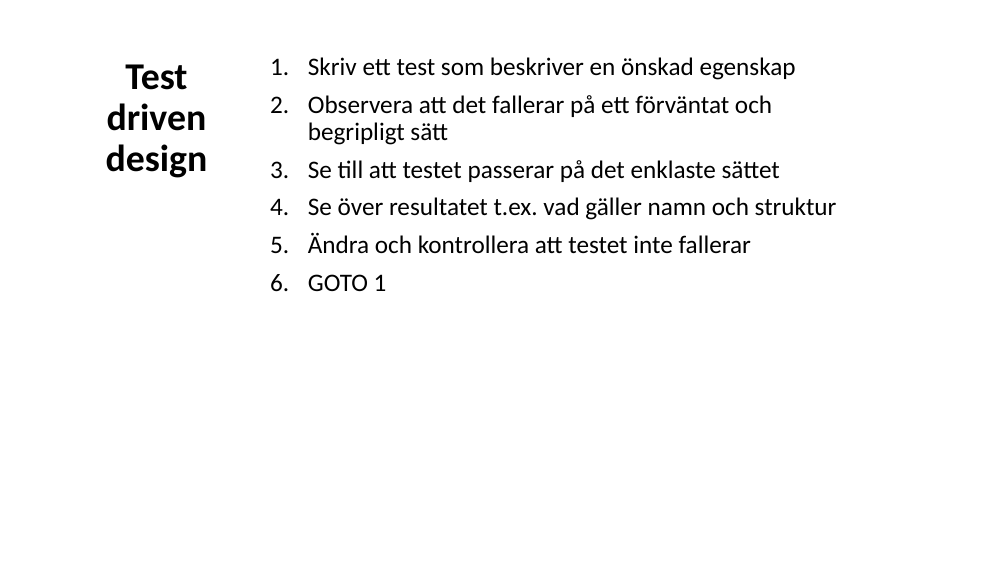
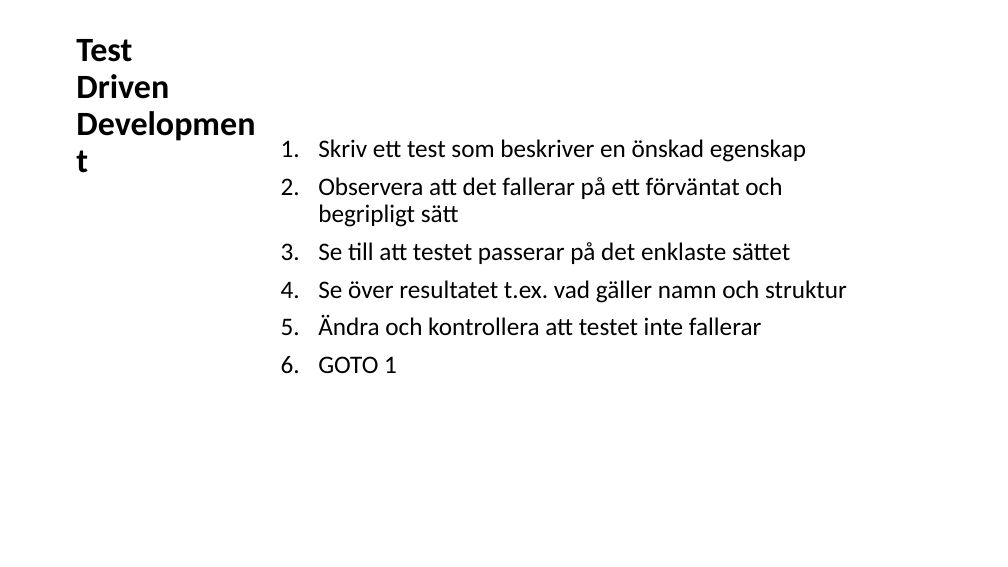
Before and after one commit to Omegapoint/tdd-lab, a slide deck: slide 2 of TDD-Presentation.pptx. Drawn at 1008x567 pixels with LibreOffice and Linux fonts; fonts in the diff are those of the drawing. Boxes give left, top, right and bottom in pixels: in the first picture for what was removed or moved away, otherwise in the second. Text is boxed around its words. In the diff, an @@ line names an element or a change of style, - is before the commit and + after.

Commit message:
add slides to ppt and one simple test

```diff
--- a/TDD-Presentation.pptx
+++ b/TDD-Presentation.pptx
@@ title at (76, 39, 169, 99): text changed; size 36 to 32.4 pt @@
-Test driven design
+Test
+Driven Development
@@ subtitle "Skriv ett test som beskriver ...": place and size @@
-subtitle "Skriv ett test som beskriver ..." at (308, 57, 837, 291)
+subtitle "Skriv ett test som beskriver ..." at (318, 139, 847, 373)
```
Also in this commit, not shown: 6 other slides changed, 1 slide added, 5 other files.
